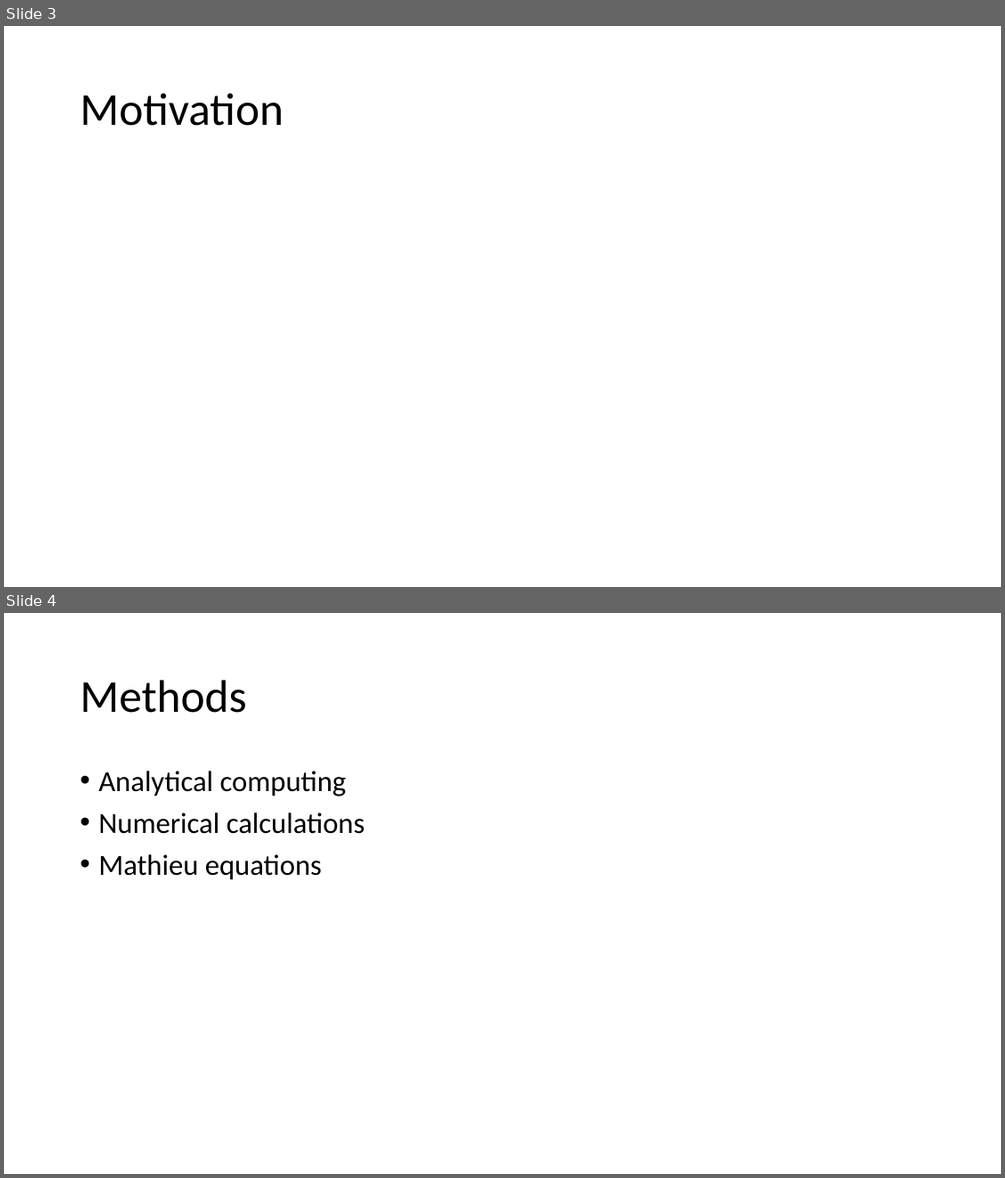
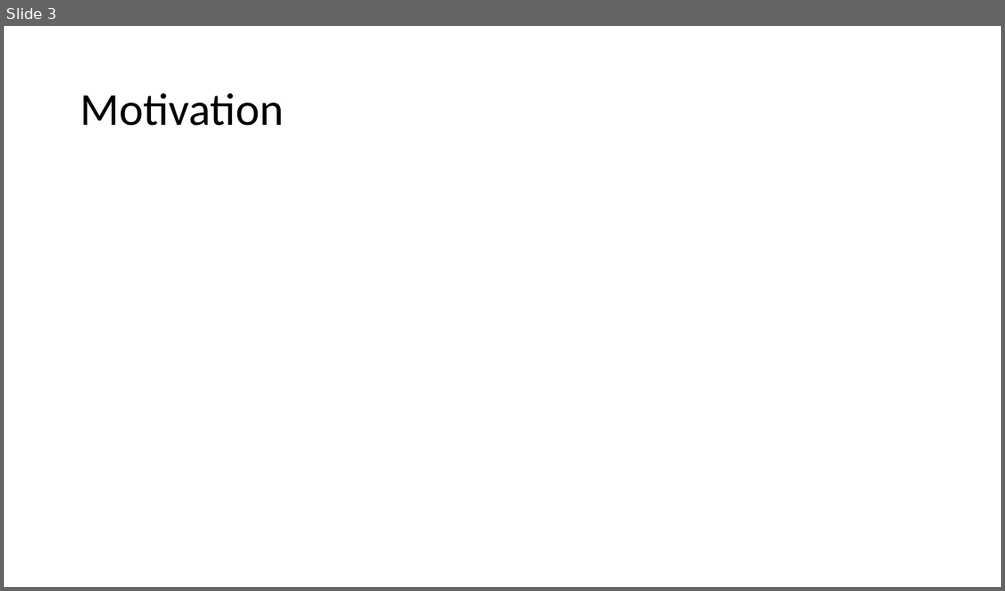
Before and after one commit to louisemccann/final_project, a slide deck: fyp_presentation.pptx. Shown one above the other, each under a label of ours: slides 3 and 4 before the commit, slide 3 after it. The pictures are 1005x1178 and 1005x591 pixels, drawn with LibreOffice and Linux fonts; fonts in the diff are those of the drawing. Boxes give left, top, right and bottom in pixels: in the first picture for what was removed or moved away, otherwise in the second. Text is boxed around its words. In the diff, an @@ line names an element or a change of style, - is before the commit and + after.

```diff
--- a/fyp_presentation.pptx
+++ b/fyp_presentation.pptx
@@ slide 4 removed at [4, 613, 1001, 1174], background #FFFFFF @@
@@ title removed at [80, 680, 246, 713] @@
-Methods
@@ text removed at [98, 771, 365, 880] @@
-• Analytical computing
-• Numerical calculations
-• Mathieu equations
```
Also in this commit, not shown: 4 slides changed, 4 slides added, 4 other slides removed.
